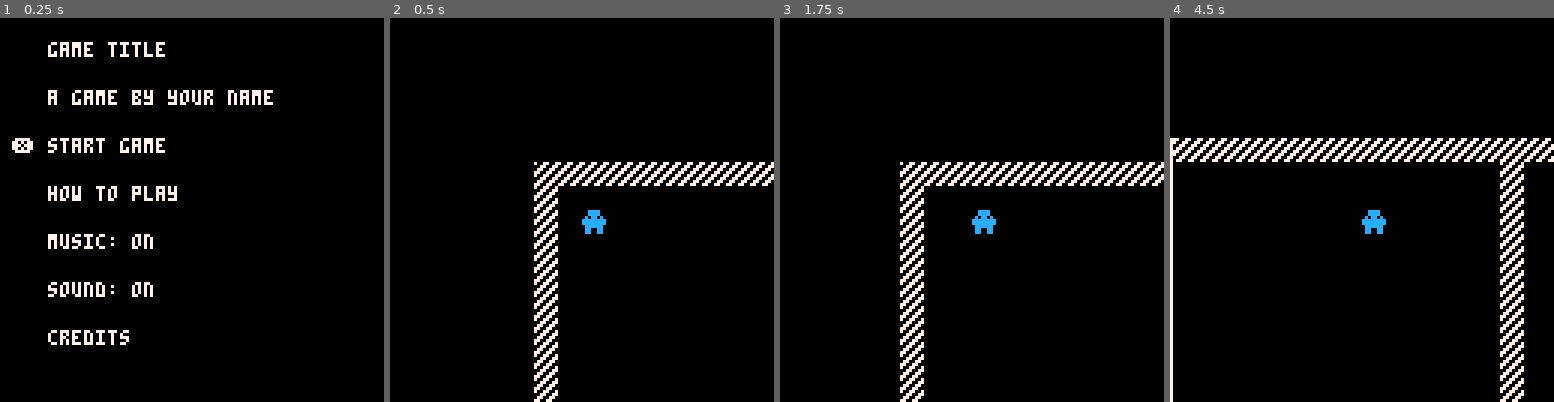
Above: before the commit, frames 1-4 (left to right).
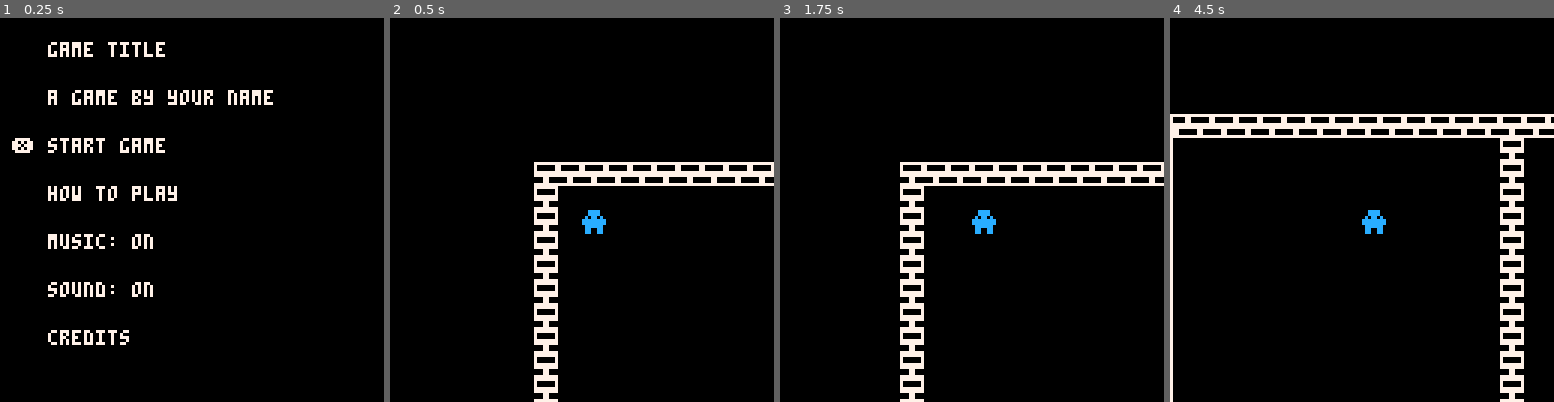
Above: after the commit, the same moments.

Repository: armstrongch/TurdTemplatePico8
Game: PICO-8 cartridge turd_template.p8
Same seed, same stepped clock (60 frames per second), same inputs: the game is played once before the commit and once after it.
Inputs:
- Up to frame 1 (0.25 s): no input
- Up to frame 2 (0.5 s): tap X (X key) at 0.33 s
- Up to frame 3 (1.75 s): tap X (X key) at 1.07 s; hold Right from 1.6 s (still down)
- Up to frame 4 (4.5 s): tap X (X key) at 1.85, 2.97, 4.08 s; release Right at 2.1 s; hold Up 2.15-2.42 s; hold Right 2.47-3.03 s; hold Left 3.08-3.58 s; hold Down 3.63-3.97 s; hold Right from 4.02 s (still down)

Frame 1 is identical in both runs. In frame 2, 4.2% of the frame differs, in the area x 37-100%, y 37-100%; in frame 3, 4.4%; in frame 4, 9.3%, in the area x 0-100%, y 25-100%.

Commit message:
wall collisions work too - pico 8 actually rules

Diff:
--- a/playgame.lua
+++ b/playgame.lua
@@ -61,4 +61,9 @@
 			o.target_y += 8
 		end
 	end
+	if (mget(o.target_x/8, o.target_y/8) == 1) then
+		o.target_x = o.x
+		o.target_y = o.y
+	end
+
 end
--- a/turd_template.p8
+++ b/turd_template.p8
@@ -8,14 +8,14 @@
 #include gameobject.lua
 
 __gfx__
-000000007007700700cccc0000000000000000000000000000000000000000000000000000000000000000000000000000000000000000000000000000000000
-000000000077007700cccc0000000000000000000000000000000000000000000000000000000000000000000000000000000000000000000000000000000000
-00000000077007700c0cc0c000000000000000000000000000000000000000000000000000000000000000000000000000000000000000000000000000000000
-0000000077007700cccccccc00000000000000000000000000000000000000000000000000000000000000000000000000000000000000000000000000000000
-0000000070077007cccccccc00000000000000000000000000000000000000000000000000000000000000000000000000000000000000000000000000000000
-00000000007700770cccccc000000000000000000000000000000000000000000000000000000000000000000000000000000000000000000000000000000000
-00000000077007700cc00cc000000000000000000000000000000000000000000000000000000000000000000000000000000000000000000000000000000000
-00000000770077000cc00cc000000000000000000000000000000000000000000000000000000000000000000000000000000000000000000000000000000000
+000000007777777700cccc0000000000000000000000000000000000000000000000000000000000000000000000000000000000000000000000000000000000
+000000007000000700cccc0000000000000000000000000000000000000000000000000000000000000000000000000000000000000000000000000000000000
+00000000700000070c0cc0c000000000000000000000000000000000000000000000000000000000000000000000000000000000000000000000000000000000
+0000000077777777cccccccc00000000000000000000000000000000000000000000000000000000000000000000000000000000000000000000000000000000
+0000000077777777cccccccc00000000000000000000000000000000000000000000000000000000000000000000000000000000000000000000000000000000
+00000000000770000cccccc000000000000000000000000000000000000000000000000000000000000000000000000000000000000000000000000000000000
+00000000000770000cc00cc000000000000000000000000000000000000000000000000000000000000000000000000000000000000000000000000000000000
+00000000777777770cc00cc000000000000000000000000000000000000000000000000000000000000000000000000000000000000000000000000000000000
 00000000000000000000000000000000000000000000000000000000000000000000000000000000000000000000000000000000000000000000000000000000
 00000000000000000000000000000000000000000000000000000000000000000000000000000000000000000000000000000000000000000000000000000000
 00000000000000000000000000000000000000000000000000000000000000000000000000000000000000000000000000000000000000000000000000000000
